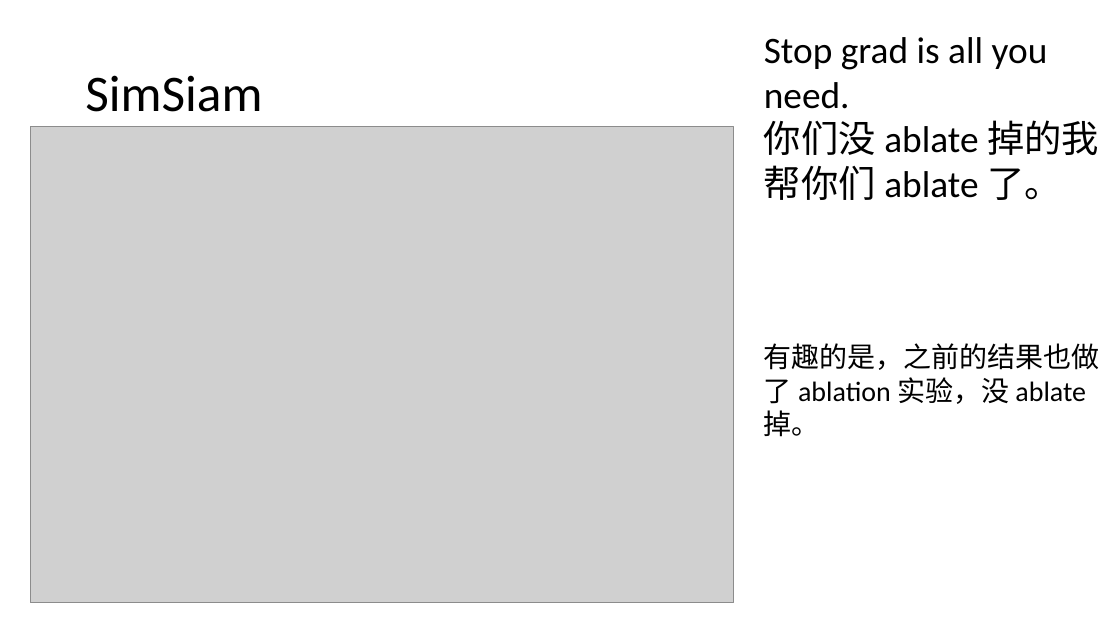
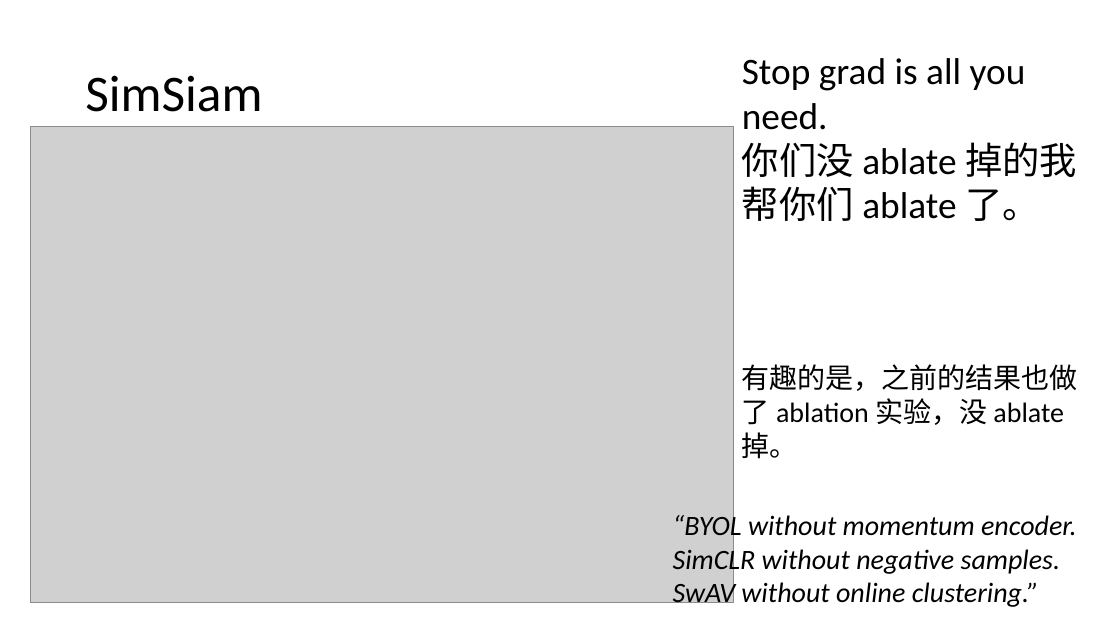
Before and after one commit to Daniel-Chin/3S, a slide deck: slide 25 of notes_slides/VICReg_and_related_works.pptx (slide 24 before the commit). Drawn at 1120x630 pixels with LibreOffice and Linux fonts; fonts in the diff are those of the drawing; grey boxes stand for pictures. Boxes give left, top, right and bottom in pixels: in the first picture for what was removed or moved away, otherwise in the second. Text is boxed around its words. In the diff, an @@ line names an element or a change of style, - is before the commit and + after.

Commit message:
slides

```diff
--- a/notes_slides/VICReg_and_related_works.pptx
+++ b/notes_slides/VICReg_and_related_works.pptx
@@ text "Stop grad is all you ..." moved from (x1=764, y1=37, x2=1100, y2=437) to (x1=742, y1=58, x2=1078, y2=459) @@
@@ text added at (x1=673, y1=512, x2=1077, y2=609), 24 pt, text #000000, italic @@
+“BYOL without momentum encoder. SimCLR without negative samples. SwAV without online clustering.”
```
Also in this commit, not shown: 3 other slides changed, 2 slides added.
